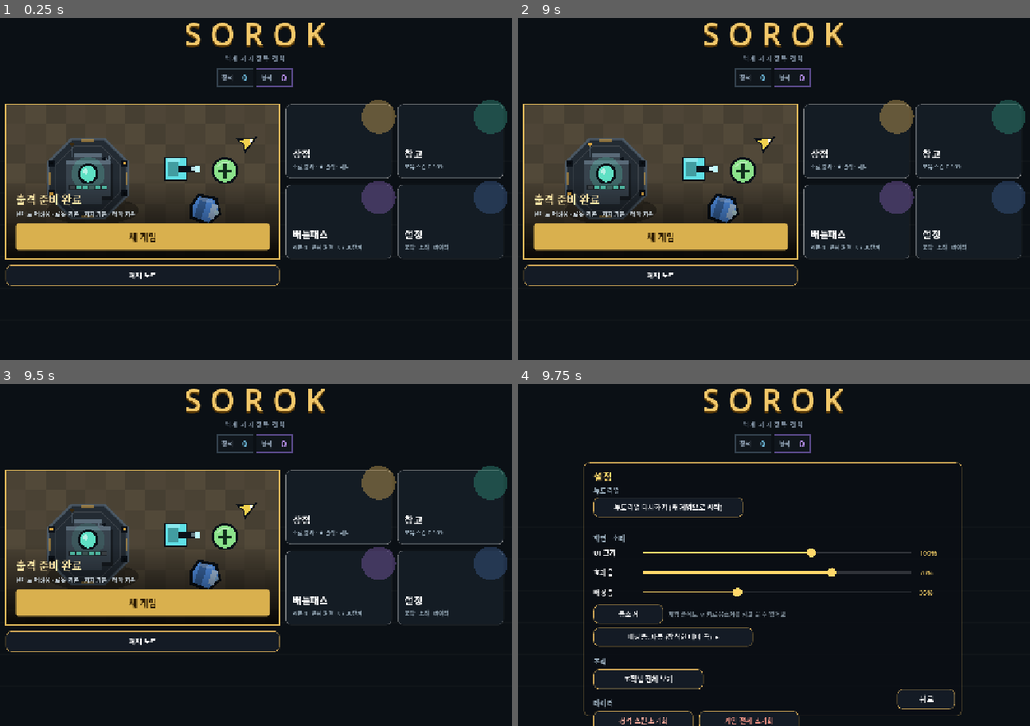
Above: before the commit, frames 1-4 (two rows, left to right).
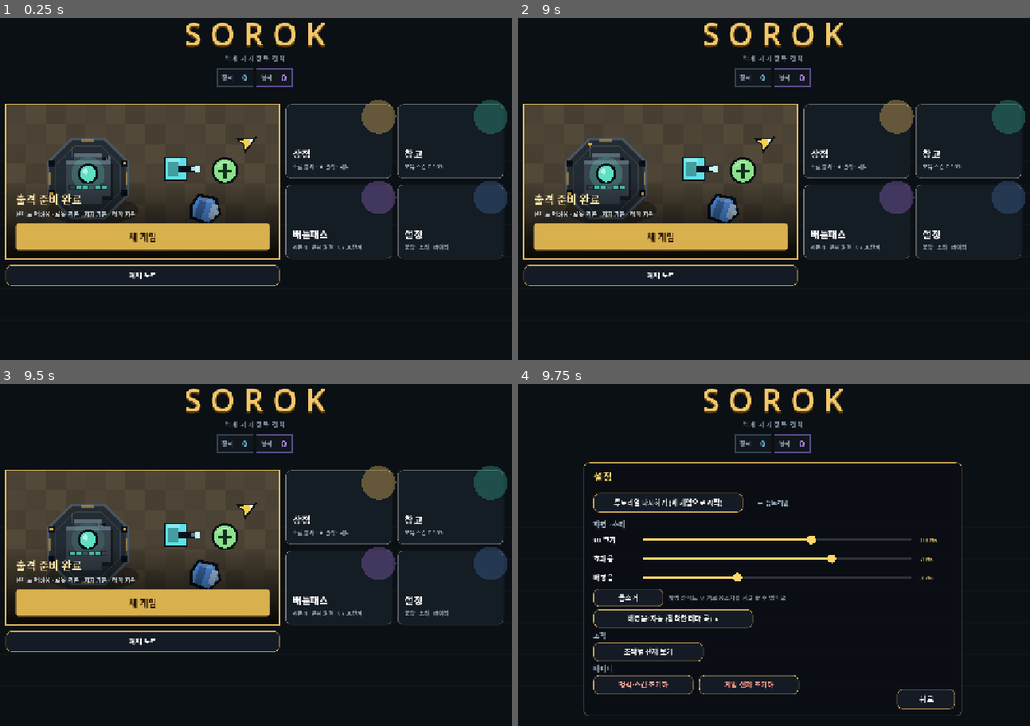
Above: after the commit, the same moments.

Repository: SOR0K/SOROK-GODOT
Game: Godot game, scene res://scenes/game.tscn
Two runs of this game, one before a commit and one after it. Both use one fixed random seed, a clock stepped at 60 frames per second and the inputs below.
Inputs (mouse positions are in pixels of both pictures, inside the frame that each line leads up to):
- Up to frame 1 (0.25 s): no input
- Up to frame 2 (9 s): tap Enter at 0.5, 5.75 s; move the mouse to (912, 161) at 0.52 s; hold D 0.53-1.25 s; tap Tab at 0.6 s; click (912, 161) at 0.67 s; tap Space at 0.77, 3.77, 5, 6.77, 8 s; drag from (646, 199) to (743, 253) at 1.27 s; move the mouse to (835, 103) at 2.02 s; hold D 2.03-2.75 s; tap P at 2.1 s; drag from (743, 253) to (579, 127) at 2.77 s; move the mouse to (963, 233) at 3.52 s; hold A 3.53-4.25 s; tap I at 3.6 s; drag from (579, 127) to (676, 93) at 4.27 s; move the mouse to (804, 182) at 5.02 s; hold S 5.03-5.75 s; tap 5 at 5.1 s; click (804, 182) at 5.17 s; drag from (676, 93) to (646, 199) at 5.77 s; move the mouse to (912, 161) at 6.52 s; hold W 6.53-7.25 s; tap 6 at 6.6 s; drag from (646, 199) to (743, 253) at 7.27 s; move the mouse to (835, 103) at 8.02 s; hold S 8.03-8.75 s; tap Q at 8.1 s; drag from (743, 253) to (579, 127) at 8.77 s
- Up to frame 3 (9.5 s): no input
- Up to frame 4 (9.75 s): move the mouse to (963, 599) at 9.52 s; hold W from 9.53 s (still down); tap M at 9.6 s; click (963, 599) at 9.67 s

Frames 1-3 are identical in both runs. In frame 4, 6.3% of the frame differs, in the area x 14-82%, y 30-100%.

Commit message:
로비: 카드가 패널 밖으로 비치지 않게 · 설정 화면 간격 줄이기
Co-Authored-By: Claude Opus 5.5 <noreply@anthropic.com>
Claude-Session: https://claude.ai/code/session_01UXbccSTRvaqnceKPtxwsYN

Diff:
--- a/scripts/game.gd
+++ b/scripts/game.gd
@@ -2536,19 +2536,15 @@
 		var pr := _lsec_rect()
 		_add("lback", Rect2(pr.end.x - 130.0, pr.end.y - 54.0, 116.0, 40.0))
 		if lsec == "set":
-			var y := pr.position.y + 70.0 - lob_scroll
-			_add("ltut", Rect2(pr.position.x + 20.0, y, 300.0, 40.0))
-			y += 96.0
-			for k in ["uis", "vol_s", "vol_b"]:
-				_add("sl", Rect2(pr.position.x + 120.0, y, pr.size.x - 220.0, 30.0), true, "", k)
-				y += 40.0
-			_add("lmute", Rect2(pr.position.x + 20.0, y, 140.0, 38.0))
-			_add("lbgm", Rect2(pr.position.x + 20.0, y + 46.0, 320.0, 38.0))
-			y += 130.0
-			_add("lkeys", Rect2(pr.position.x + 20.0, y, 220.0, 40.0))
-			y += 84.0
-			_add("lwipe", Rect2(pr.position.x + 20.0, y, 200.0, 40.0))
-			_add("lwipeall", Rect2(pr.position.x + 232.0, y, 200.0, 40.0))
+			var y := pr.position.y + 62.0 - lob_scroll
+			_add("ltut", Rect2(pr.position.x + 20.0, y, 300.0, 38.0))
+			for i in 3:
+				_add("sl", Rect2(pr.position.x + 120.0, y + 78.0 + i * 38.0, pr.size.x - 220.0, 30.0), true, "", ["uis", "vol_s", "vol_b"][i])
+			_add("lmute", Rect2(pr.position.x + 20.0, y + 192.0, 140.0, 36.0))
+			_add("lbgm", Rect2(pr.position.x + 20.0, y + 234.0, 320.0, 36.0))
+			_add("lkeys", Rect2(pr.position.x + 20.0, y + 300.0, 220.0, 38.0))
+			_add("lwipe", Rect2(pr.position.x + 20.0, y + 366.0, 200.0, 38.0))
+			_add("lwipeall", Rect2(pr.position.x + 232.0, y + 366.0, 200.0, 38.0))
 
 func _lsec_rect() -> Rect2:
 	var u := ui_size()
@@ -2570,7 +2566,29 @@
 	ui.clear()
 	_build_lobby()
 	var hov = null if touch_ui() else ui_hit(mouse_ui * us)
-	# 로고
+	if lsec in ["shop", "store", "pass"]:
+		_lobby_cos(f, hov)
+	elif lsec == "main":
+		_lobby_main(f, hov)
+	elif lsec == "set":
+		_lobby_set(f, hov)
+	elif lsec == "notes":
+		_lobby_notes(f, hov)
+	if not (lsec in ["shop", "store", "pass"]):
+		_logo(f)
+	if lsec in ["shop", "store", "pass"]:
+		var pr := _wide_rect()
+		draw_rect(Rect2(0, 0, u.x, pr.position.y), Color("#0b1015"))
+		draw_rect(Rect2(0, pr.end.y + 1.0, u.x, u.y - pr.end.y), Color("#0b1015"))
+		draw_rect(pr, Color(0.79, 0.64, 0.33, 0.7), false, 1.0)
+		_logo(f)
+	if not box_res.is_empty():
+		_box_overlay(f, hov)
+	if keys_open:
+		_keys_win(f)
+
+func _logo(f: Font) -> void:
+	var u := ui_size()
 	draw_string(f, Vector2(0, 92), "S O R O K", HORIZONTAL_ALIGNMENT_CENTER, u.x, 64, Color("#5a3a08"))
 	draw_string(f, Vector2(0, 88), "S O R O K", HORIZONTAL_ALIGNMENT_CENTER, u.x, 64, Color("#f2c86a"))
 	draw_string(f, Vector2(0, 118), "외 계  기 지  정 복  전 략", HORIZONTAL_ALIGNMENT_CENTER, u.x, 12, Color("#8a9bad"))
@@ -2591,18 +2609,6 @@
 		draw_string(f, r.position + Vector2(0, 25), chips[i][1], HORIZONTAL_ALIGNMENT_RIGHT, r.size.x - 12.0, 18, chips[i][2])
 	if lmsg != "":
 		draw_string(f, Vector2(0, 192), lmsg, HORIZONTAL_ALIGNMENT_CENTER, u.x, 13, Color("#ffd76a"))
-	if lsec in ["shop", "store", "pass"]:
-		_lobby_cos(f, hov)
-	elif lsec == "main":
-		_lobby_main(f, hov)
-	elif lsec == "set":
-		_lobby_set(f, hov)
-	elif lsec == "notes":
-		_lobby_notes(f, hov)
-	if not box_res.is_empty():
-		_box_overlay(f, hov)
-	if keys_open:
-		_keys_win(f)
 
 func _lobby_main(f: Font, hov) -> void:
 	var u := ui_size()
@@ -2670,10 +2676,10 @@
 
 func _lobby_set(f: Font, hov) -> void:
 	var pr := _lobby_panel(f, "설정")
-	var y := pr.position.y + 70.0 - lob_scroll
+	var y := pr.position.y + 62.0 - lob_scroll
 	var x := pr.position.x + 20.0
 	var names := {"uis": ["UI 크기", 50, 130], "vol_s": ["효과음", 0, 100], "vol_b": ["배경음", 0, 100]}
-	draw_string(f, Vector2(x, y - 8.0), "튜토리얼", HORIZONTAL_ALIGNMENT_LEFT, -1, 14, Color("#9fb3c2"))
+	draw_string(f, Vector2(x + 330.0, y + 24.0), "← 튜토리얼", HORIZONTAL_ALIGNMENT_LEFT, -1, 13, Color("#9fb3c2"))
 	for it in ui:
 		var r: Rect2 = it.r
 		match it.id:
@@ -2696,10 +2702,10 @@
 				draw_rect(Rect2(r.position.x, r.position.y + 13.0, r.size.x * k, 4.0), Color("#ffd76a"))
 				draw_circle(Vector2(r.position.x + r.size.x * k, r.position.y + 15.0), 9.0, Color("#ffd76a"))
 				draw_string(f, Vector2(r.end.x + 14.0, r.position.y + 21.0), str(int(v)) + "%", HORIZONTAL_ALIGNMENT_LEFT, -1, 14, Color("#ffd76a"))
-	draw_string(f, Vector2(x, y + 88.0), "화면 · 소리", HORIZONTAL_ALIGNMENT_LEFT, -1, 14, Color("#9fb3c2"))
-	draw_string(f, Vector2(x + 150.0, y + 240.0), "게임 중에도 M 키로 음소거를 켜고 끌 수 있어요", HORIZONTAL_ALIGNMENT_LEFT, -1, 12, Color("#7d8b96"))
-	draw_string(f, Vector2(x, y + 336.0), "조작", HORIZONTAL_ALIGNMENT_LEFT, -1, 14, Color("#9fb3c2"))
-	draw_string(f, Vector2(x, y + 420.0), "데이터", HORIZONTAL_ALIGNMENT_LEFT, -1, 14, Color("#9fb3c2"))
+	draw_string(f, Vector2(x, y + 68.0), "화면 · 소리", HORIZONTAL_ALIGNMENT_LEFT, -1, 14, Color("#9fb3c2"))
+	draw_string(f, Vector2(x + 150.0, y + 215.0), "게임 중에도 M 키로 음소거를 켜고 끌 수 있어요", HORIZONTAL_ALIGNMENT_LEFT, -1, 12, Color("#7d8b96"))
+	draw_string(f, Vector2(x, y + 292.0), "조작", HORIZONTAL_ALIGNMENT_LEFT, -1, 14, Color("#9fb3c2"))
+	draw_string(f, Vector2(x, y + 358.0), "데이터", HORIZONTAL_ALIGNMENT_LEFT, -1, 14, Color("#9fb3c2"))
 
 const NOTES := [["고도판 첫 버전", ["웹 SOROK을 고도 엔진으로 옮겼어요 (PC · 모바일 같은 코드)", "웹과 같은 전투 AI · 공격 대형 돌격 · 지원 로봇 · 적 카이팅", "올렸을 때 말풍선 · 휠 이동 · 가장자리 이동 · 깃발 · 조작법 창", "로봇끼리 안 겹치게 밀어내기 (고도판에서 새로 추가)", "효과 · 효과음 · 배경음 · 승리/패배 연출", "로비 · 설정 · 저장 · 이어하기 · 튜토리얼"]]]
 
